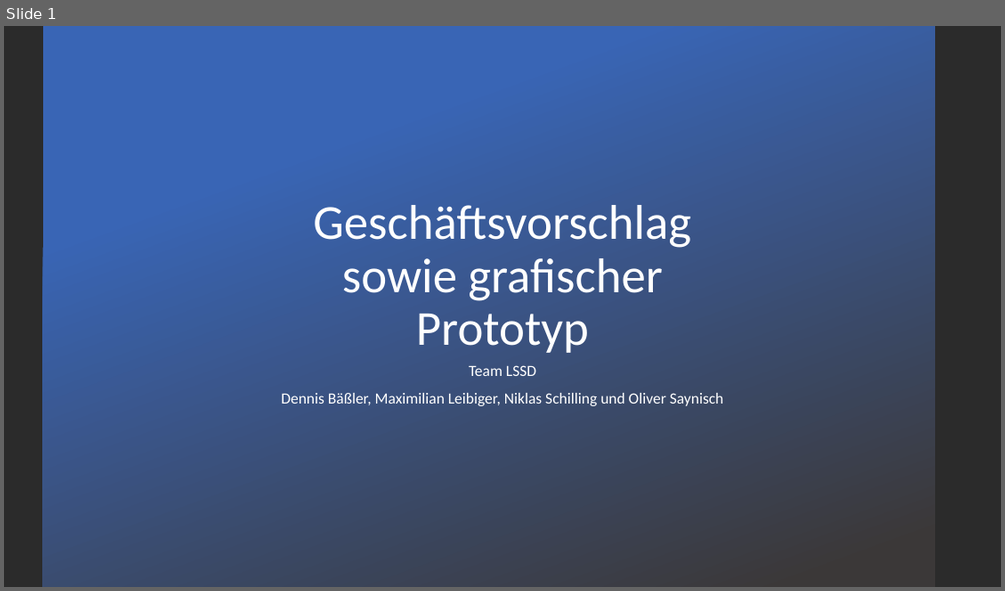
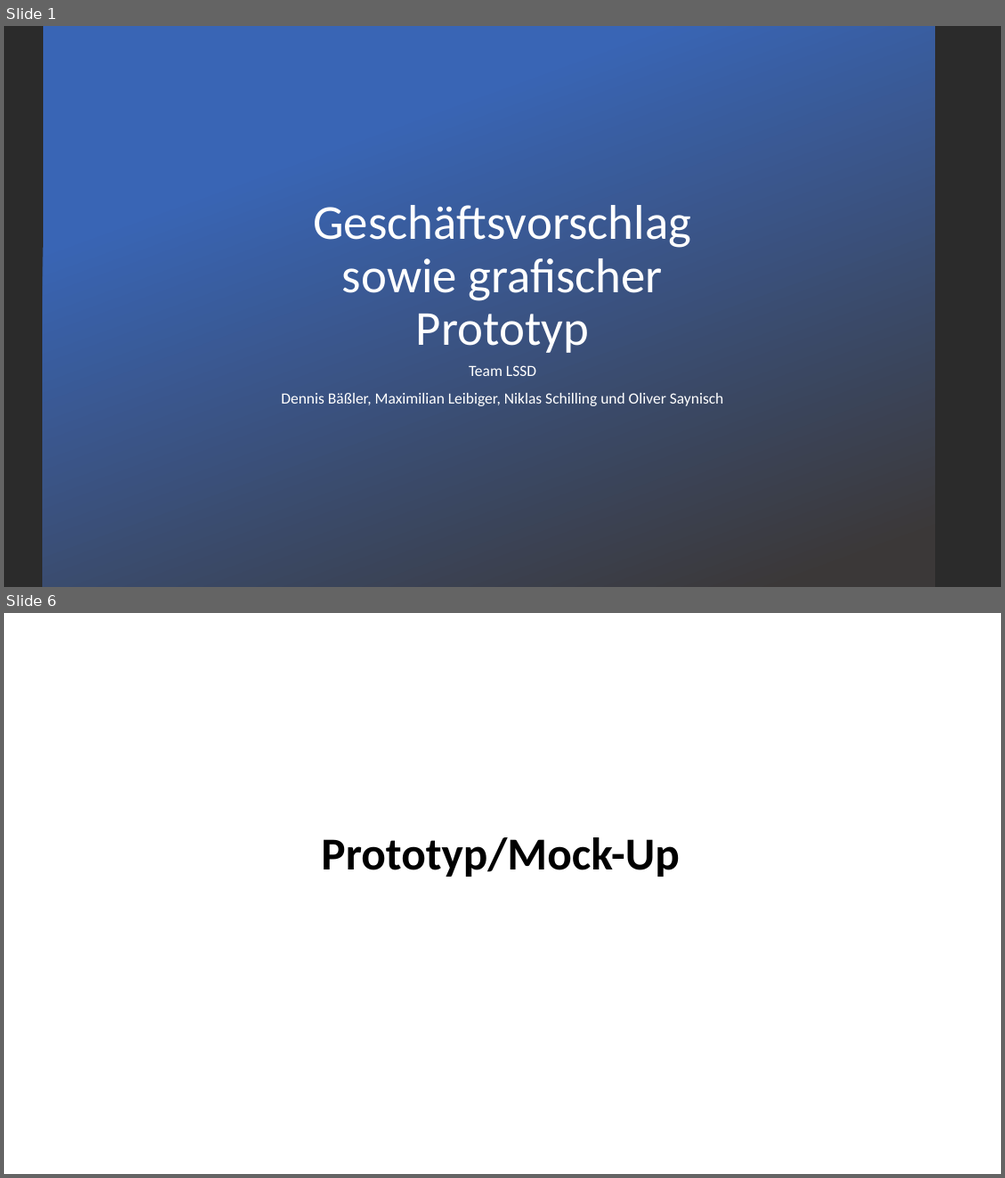
Before and after one commit to Sick0123/Pr_webAnw2, a slide deck: Geschäftsvorschlag sowie grafischer Prototyp.pptx. Shown one above the other, each under a label of ours: slide 1 before the commit, slides 1 and 6 after it; the slides between them are not shown. The pictures are 1005x591 and 1005x1178 pixels, drawn with LibreOffice and Linux fonts; fonts in the diff are those of the drawing; background and template pictures are left out; a plain dark background stands for a picture behind light text. Boxes give left, top, right and bottom in pixels: in the first picture for what was removed or moved away, otherwise in the second. Text is boxed around its words. In the diff, an @@ line names an element or a change of style, - is before the commit and + after.

```diff
--- a/Geschäftsvorschlag sowie grafischer Prototyp.pptx
+++ b/Geschäftsvorschlag sowie grafischer Prototyp.pptx
@@ slide 6 added at (x1=4, y1=613, x2=1001, y2=1174), background #FFFFFF @@
@@ title added at (x1=321, y1=837, x2=679, y2=876), 44 pt, text #000000, bold @@
+Prototyp/Mock-Up
```
Also in this commit, not shown: 12 other slides added, 7 slides removed, 2 other files.
